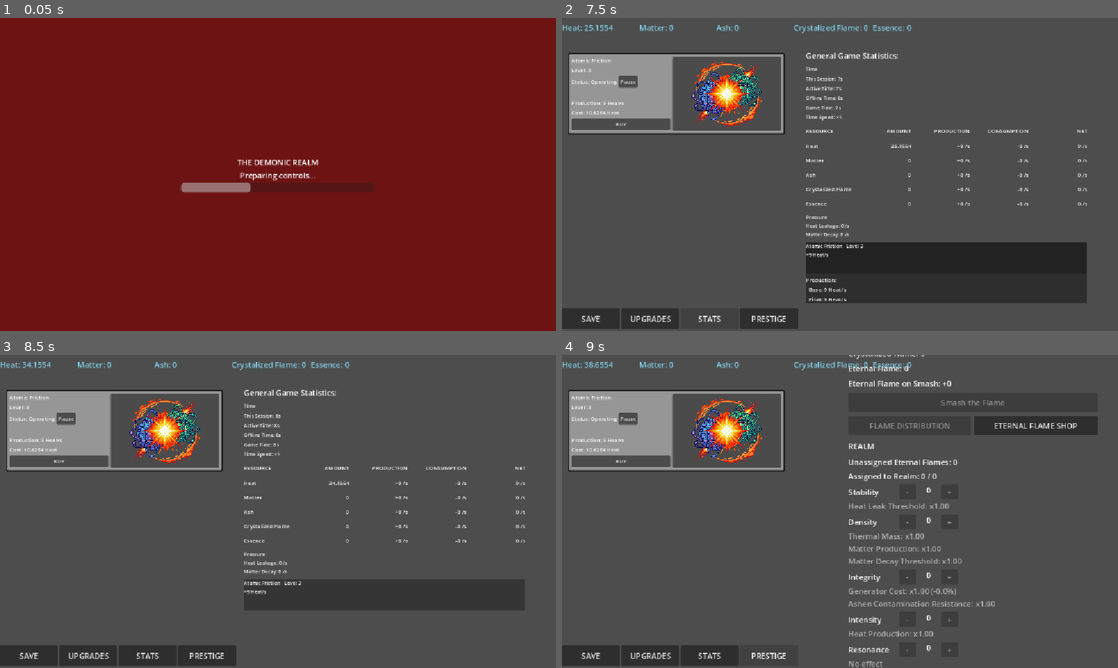
Above: before the commit, frames 1-4 (two rows, left to right).
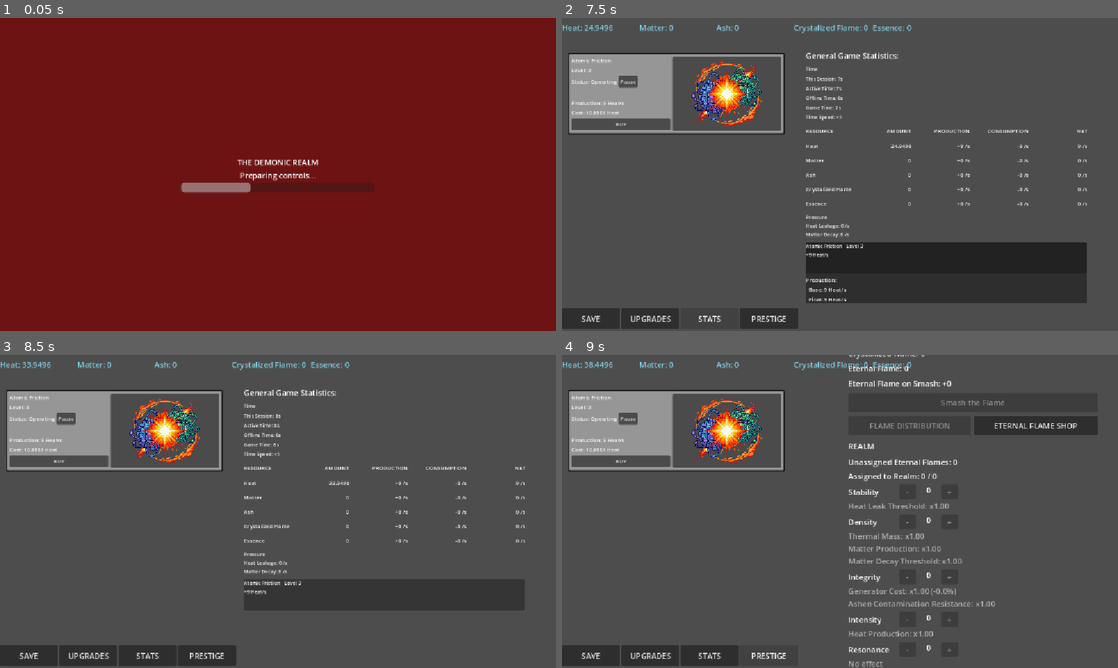
Above: after the commit, the same moments.

Repository: Goghin/Demonic-incremental
Game: Godot game, scene res://game.tscn
Same seed, same stepped clock (60 frames per second), same inputs: the game is played once before the commit and once after it.
Inputs (mouse positions are in pixels of both pictures, inside the frame that each line leads up to):
- Up to frame 1 (0.05 s): no input
- Up to frame 2 (7.5 s): click "UPGRADES" at 0.5 s; click "STATS" at 1.25 s; click (945, 259) at 2 s; click "BUY" at 2.75 s; click "PRESTIGE" at 3.5 s; click "ETERNAL FLAME SHOP" at 4.25 s; click "FLAME DISTRIBUTION" at 5 s; click "BUY" at 5.75 s; click "UPGRADES" at 6.5 s; click "STATS" at 7.25 s
- Up to frame 3 (8.5 s): click (383, 596) at 8 s
- Up to frame 4 (9 s): click "PRESTIGE" at 8.75 s

Frame 1 is identical in both runs. In frame 2, less than 0.1% of the frame differs, in the area x 4-63%, y 2-42%; in frame 3, less than 0.1%; in frame 4, less than 0.1%.

Commit message:
Essence effects

Diff:
--- a/Game/gamestats.gd
+++ b/Game/gamestats.gd
@@ -833,7 +833,8 @@
 				generator
 			),
 			"sensitivity": generator.get_modifier_sensitivity(
-				modifier.id
+				modifier.id,
+				state
 			),
 			"dynamic": modifier.dynamic,
 			"formula": modifier.dynamic_formula,
@@ -872,7 +873,8 @@
 			"current_multiplier": raw_multiplier,
 			"effective_multiplier": effective_multiplier,
 			"sensitivity": generator.get_modifier_sensitivity(
-				first_modifier.id
+				first_modifier.id,
+				state
 			),
 			"dynamic": first_modifier.dynamic,
 			"formula": first_modifier.dynamic_formula,
@@ -915,7 +917,8 @@
 	)
 
 	var sensitivity = generator.get_modifier_sensitivity(
-		modifier.id
+		modifier.id,
+		state
 	)
 
 	return (
@@ -1018,7 +1021,8 @@
 		}
 
 	var sensitivity = generator.get_modifier_sensitivity(
-		modifier_id
+		modifier_id,
+		state
 	)
 
 	var sources: Array = []
--- a/Game/modifier.gd
+++ b/Game/modifier.gd
@@ -64,10 +64,12 @@
 	state: GameState,
 	generator: Generator
 ) -> float:
+
 	var raw_multiplier = get_multiplier(state)
 
 	var sensitivity = generator.get_modifier_sensitivity(
-		id
+		id,
+		state
 	)
 
 	return 1.0 + (
--- a/Game/modifiersensitivity.gd
+++ b/Game/modifiersensitivity.gd
@@ -2,9 +2,16 @@
 extends RefCounted
 
 
+const DYNAMIC_NONE = ""
+const DYNAMIC_RESOURCE_SQRT_INVERSE = "resource_sqrt_inverse"
+
 var modifier_id: String
 var multiplier: float
 var source_upgrade_id: String
+
+var dynamic: bool = false
+var dynamic_formula: String = ""
+var dynamic_resource_id: String = ""
 
 
 func _init(
@@ -15,3 +22,26 @@
 	modifier_id = sensitivity_modifier_id
 	multiplier = sensitivity_multiplier
 	source_upgrade_id = sensitivity_source_upgrade_id
+
+
+func get_effective_multiplier(
+	state: GameState
+	) -> float:
+
+	if not dynamic:
+		return multiplier
+
+	if dynamic_formula == DYNAMIC_RESOURCE_SQRT_INVERSE:
+		var resource_amount = state.get_resource_amount(
+			dynamic_resource_id
+		)
+
+		if resource_amount <= 0.0:
+			return 1.0
+
+		return 1.0 / (
+			1.0
+			+ multiplier * sqrt(resource_amount)
+		)
+
+	return multiplier
--- a/Generators/generator.gd
+++ b/Generators/generator.gd
@@ -287,9 +287,9 @@
 		100.0
 	)
 
-
 func get_modifier_sensitivity(
-	modifier_id: String
+	modifier_id: String,
+	state: GameState
 	) -> float:
 
 	var sensitivity = 1.0
@@ -298,10 +298,13 @@
 		if modifier_sensitivity.modifier_id != modifier_id:
 			continue
 
-		sensitivity *= modifier_sensitivity.multiplier
+		sensitivity *= (
+			modifier_sensitivity.get_effective_multiplier(
+				state
+			)
+		)
 
 	return sensitivity
-
 
 func get_status() -> String:
 
--- a/Upgrades/upgrade_effect.gd
+++ b/Upgrades/upgrade_effect.gd
@@ -8,6 +8,7 @@
 
 var modifier_type: String
 var value: float
+
 var modifier_target_id: String
 var modifier_id: String
 
@@ -22,6 +23,9 @@
 
 var dynamic_threshold: float
 var dynamic_exponent: float
+
+var sensitivity_dynamic_formula: String
+var sensitivity_dynamic_resource_id: String
 
 func _init(
 	effect_type: String,
@@ -146,11 +150,12 @@
 
 	return effect
 
-
-static func sensitivity(
+static func dynamic_sensitivity(
 	effect_target_id: String,
 	effect_sensitivity_modifier_id: String,
-	effect_sensitivity_multiplier: float
+	effect_sensitivity_multiplier: float,
+	effect_resource_id: String,
+	effect_dynamic_formula: String
 	) -> UpgradeEffect:
 
 	var effect = UpgradeEffect.new(
@@ -163,6 +168,32 @@
 		effect_sensitivity_multiplier
 	)
 
+	effect.sensitivity_dynamic_formula = (
+		effect_dynamic_formula
+	)
+
+	effect.sensitivity_dynamic_resource_id = (
+		effect_resource_id
+	)
+
+	return effect
+
+static func sensitivity(
+	effect_target_id: String,
+	effect_sensitivity_modifier_id: String,
+	effect_sensitivity_multiplier: float
+	) -> UpgradeEffect:
+
+	var effect = UpgradeEffect.new(
+		UpgradeEffectTypes.APPLY_SENSITIVITY,
+		effect_target_id
+	)
+
+	effect.set_modifier_sensitivity(
+		effect_sensitivity_modifier_id,
+		effect_sensitivity_multiplier
+	)
+
 	return effect
 
 
--- a/game_state.gd
+++ b/game_state.gd
@@ -143,7 +143,7 @@
 			)
 		],
 		6.0,
-		1.21,
+		1.22,
 		ResourceIds.HEAT,
 		false,
 		0.0,
@@ -171,7 +171,7 @@
 			)
 		],
 		250.0,
-		1.23,
+		1.22,
 		ResourceIds.HEAT,
 		false,
 		0.0,
@@ -237,11 +237,11 @@
 			),
 			GeneratorIO.new(
 				ResourceIds.ASH,
-				0.07
+				0.08
 			)
 		],
 		1000.0,
-		1.18,
+		1.22,
 		ResourceIds.HEAT,
 		false,
 		0.0,
@@ -553,6 +553,10 @@
 	_register_upgrade(
 		_create_lava_mite_essence()
 	)
+
+	_register_upgrade(
+		_create_essence_influence()
+	)
 	# Matter Furnace
 	_register_upgrade(
 		_create_thermal_conversion()
@@ -1456,6 +1460,44 @@
 
 	return Upgrade.new(definition)
 
+func _create_essence_influence() -> Upgrade:
+	var definition = UpgradeDefinition.new(
+		"essence_influence",
+		"Essence Influence",
+		"Essence intensifies the hunger of Lava Mites while weakening the influence of Crystallization.",
+		ResourceIds.ESSENCE,
+		0.0,
+		[
+			UpgradeEffect.dynamic_resource_modifier(
+				"lava_mite_colony",
+				ModifierTypes.INPUT_DRAW,
+				0.01,
+				ResourceIds.ESSENCE,
+				Modifier.DYNAMIC_RESOURCE_SQRT,
+				"essence_lava_mite_ash",
+				ResourceIds.ASH
+			),
+			UpgradeEffect.dynamic_sensitivity(
+				"",
+				"crystallization",
+				0.01,
+				ResourceIds.ESSENCE,
+				ModifierSensitivity.DYNAMIC_RESOURCE_SQRT_INVERSE
+			)
+		],
+		[
+			Requirement.new(
+				RequirementTypes.RESOURCE,
+				ResourceIds.ESSENCE,
+				1.0
+			)
+		],
+		true,
+		"",
+		"ash_management"
+	)
+
+	return Upgrade.new(definition)
 # -------------------------------------------------------------------
 # Matter Furnace upgrades
 # -------------------------------------------------------------------
@@ -1650,7 +1692,7 @@
 				0.8,
 				ResourceIds.CRYSTALIZED_FLAME,
 				Modifier.DYNAMIC_RESOURCE_EXPONENT,
-				"crystallization_heat",
+				"crystallization",
 				ResourceIds.HEAT
 			),
 			UpgradeEffect.dynamic_resource_modifier(
@@ -1659,7 +1701,7 @@
 				0.8,
 				ResourceIds.CRYSTALIZED_FLAME,
 				Modifier.DYNAMIC_RESOURCE_EXPONENT,
-				"crystallization_matter",
+				"crystallization",
 				ResourceIds.MATTER
 			)
 		],
@@ -1681,7 +1723,7 @@
 	var definition = UpgradeDefinition.new(
 		"infernal_forge_immunity",
 		"Forge Immunity",
-		"The Infernal Forge becomes immune to Ashen Contamination and the effects of Crystallization.",
+		"The Infernal Forge is immune to Ashen Contamination and the effects of Crystallization.",
 		ResourceIds.HEAT,
 		0.0,
 		[
--- a/simulation/simulation.gd
+++ b/simulation/simulation.gd
@@ -540,6 +540,15 @@
 		source_upgrade_id
 	)
 
+	if effect.sensitivity_dynamic_formula != "":
+		sensitivity.dynamic = true
+		sensitivity.dynamic_formula = (
+			effect.sensitivity_dynamic_formula
+		)
+		sensitivity.dynamic_resource_id = (
+			effect.sensitivity_dynamic_resource_id
+		)
+
 	generator.modifier_sensitivities.append(
 		sensitivity
 	)
